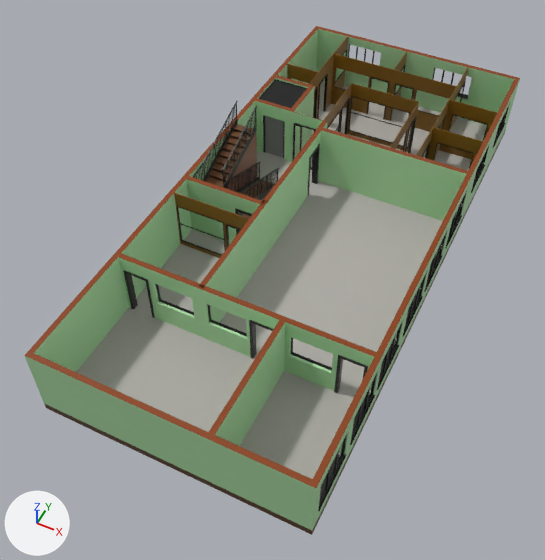
A saved change to the glTF model floors/Floor3.gltf.
Both versions are drawn from a camera (50 mm lens) standing at (16.6, -9.1, 21.6) and looking at (7.9, 8.2, 0.0). The axes (+X, +Y, +Z) are drawn at lower left. The lights are the same throughout. Where no turn or scale is listed for an object, it has been applied to the vertices.

The older version as bpy lines, for what is in view:
```python
ob_stair = bpy.data.objects.new('Stair', me_stair)
ob_stair.location = (5.32, 13.04, 0.0)
ob_wall = bpy.data.objects.new('Wall', me_wall)
ob_wall.location = (3.8, 0.0, 0.01)
ob_wall_001 = bpy.data.objects.new('Wall.001', me_wall_002)
ob_wall_001.location = (3.8, 9.14, 0.0)
ob_wall_002 = bpy.data.objects.new('Wall.002', me_wall_003)
ob_wall_002.location = (10.2, 0.0, 0.0)
ob_wall_003 = bpy.data.objects.new('Wall.003', me_wall_010)
ob_wall_003.location = (7.15, 4.65, 0.0)
ob_wall_004 = bpy.data.objects.new('Wall.004', me_wall_005)
ob_wall_004.location = (3.8, 4.57, 0.0)
ob_wall_006 = bpy.data.objects.new('Wall.006', me_wall_007)
ob_wall_006.location = (7.15, 9.33, 0.0)
ob_wall_007 = bpy.data.objects.new('Wall.007', me_wall_008)
ob_wall_007.location = (7.15, 14.2, 0.0)
ob_wall_010 = bpy.data.objects.new('Wall.010', me_wall_011)
ob_wall_010.location = (3.78, 14.81, 0.0)
# also in view: 'Wall.018' at (5.4, 8.3, 1.4); 'Slab.001' at (4.6, 15.9, 2.5); 'Slab' at (8.5, 10.7, -0.1); 'Wall.008' at (8.5, 16.1, 1.4); 'Wall.009' at (8.3, 17.0, 1.4)
```
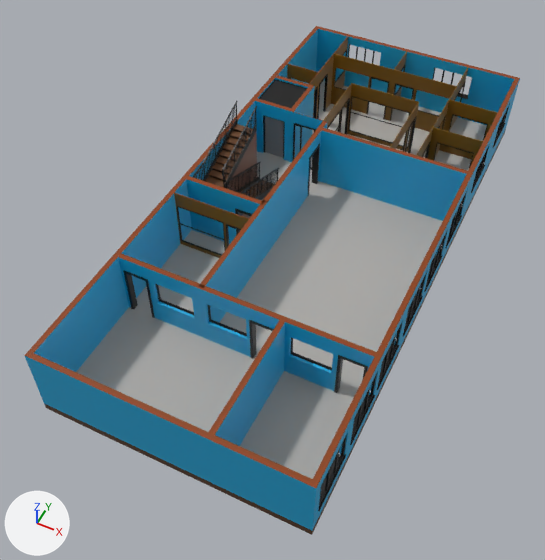
Changed parts and their boxes [x1, y1, x2, y2] in the pictures (545 x 560 px):
'Wall', recoloured
    both: [24, 26, 520, 530]
'Wall.004', recoloured
    both: [118, 253, 376, 391]
'Wall.007', recoloured
    both: [318, 128, 468, 221]
'Wall.002', recoloured
    both: [213, 320, 285, 446]
'Wall.003', recoloured
    both: [199, 200, 268, 322]
'Wall.006', recoloured
    both: [265, 121, 327, 252]
'Wall.001', recoloured
    both: [186, 176, 264, 244]
'Wall.010', recoloured
    both: [255, 75, 315, 162]
'Wall.014', recoloured (green to cyan)
    both: [292, 112, 323, 161]

What the commit changed:
Material 'Wall2_inside' (mat_wall2_inside) changes colour from green #afdfa8 to cyan #16abdf; in linear values from (0.429, 0.738, 0.392) to (0.00802, 0.407, 0.738).
Material 'Wall2_outside' (mat_wall2_outside) changes colour from green #afdfa8 to cyan #16abdf; in linear values from (0.429, 0.738, 0.392) to (0.00802, 0.407, 0.738).
